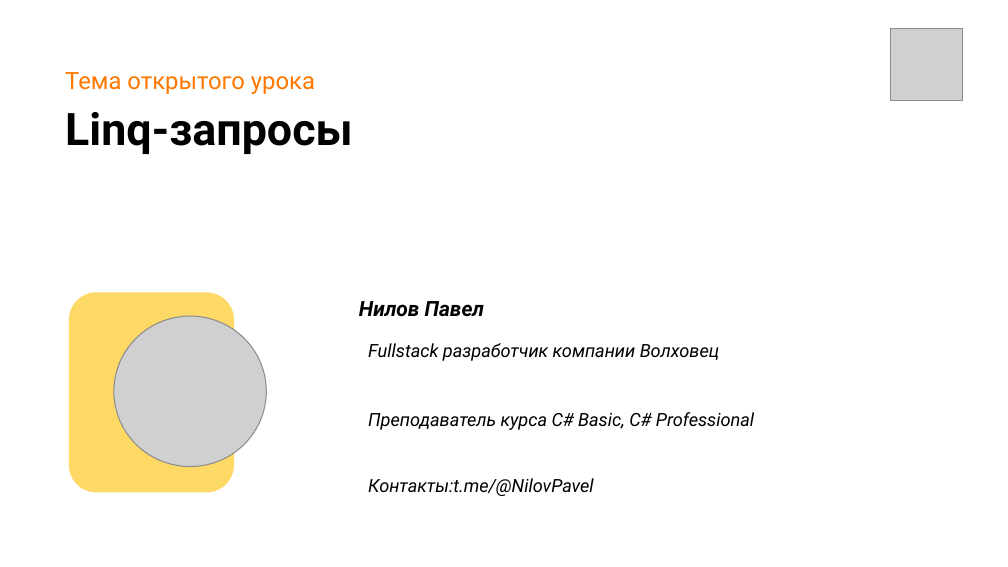
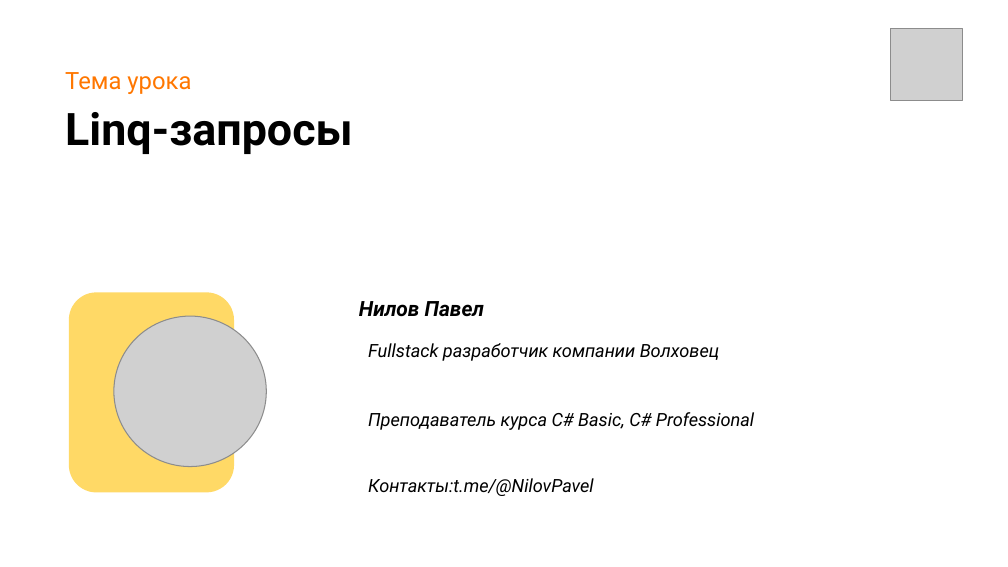
Before and after one commit to NilovPavel/LinqQueries, a slide deck: slide 3 of LinqQueries.pptx. Drawn at 1008x567 pixels with LibreOffice and Linux fonts; fonts in the diff are those of the drawing; grey boxes stand for pictures; background and template pictures are left out. Boxes give left, top, right and bottom in pixels: in the first picture for what was removed or moved away, otherwise in the second. Text is boxed around its words. In the diff, an @@ line names an element or a change of style, - is before the commit and + after.

```diff
--- a/LinqQueries.pptx
+++ b/LinqQueries.pptx
@@ text at <box>65,72,191,94</box>: text changed @@
-Тема открытого урока
+Тема урока
```
Also in this commit, not shown: 4 other slides changed, 2 slides removed, 1 other file.
